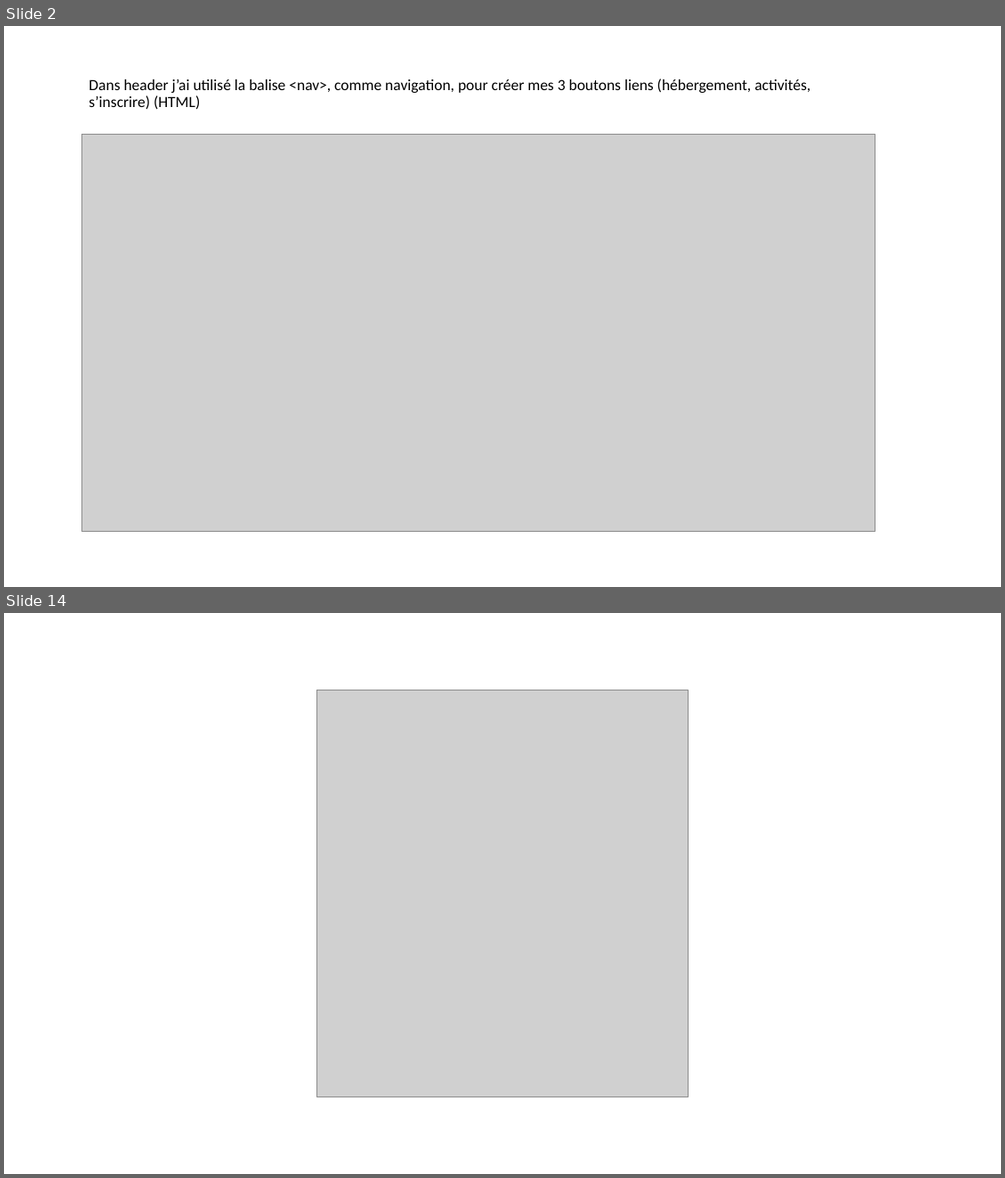
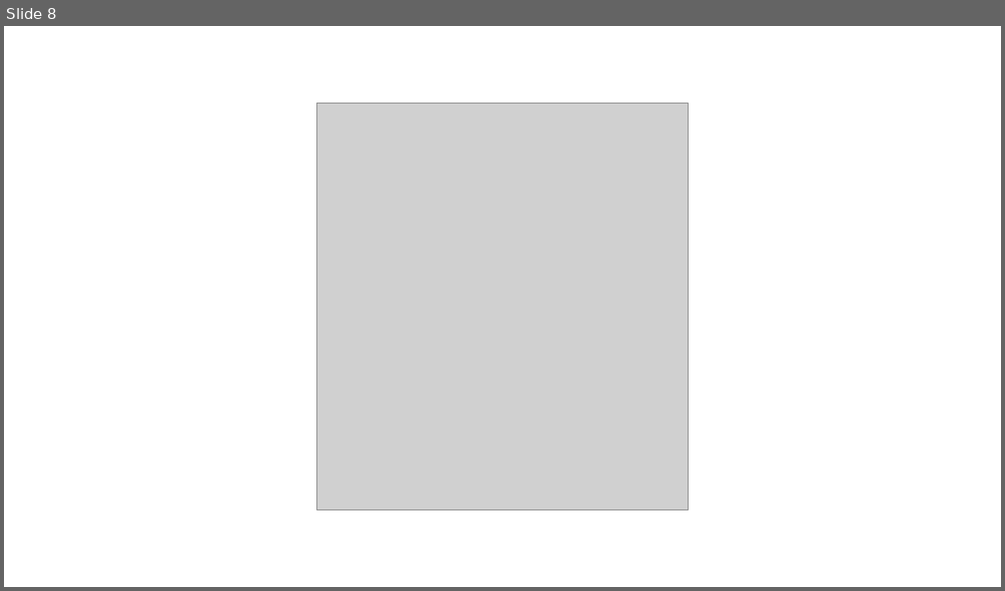
Before and after one commit to SergeMiro/sergiyMirochnyk_2_30032021, a slide deck: PRESENTATION-SergiyMirochnyk-_2_30032021.pptx. Shown one above the other, each under a label of ours: slides 2 and 14 before the commit, slide 8 after it; the slides between them are not shown. The pictures are 1005x1178 and 1005x591 pixels, drawn with LibreOffice and Linux fonts; fonts in the diff are those of the drawing; grey boxes stand for pictures. Boxes give left, top, right and bottom in pixels: in the first picture for what was removed or moved away, otherwise in the second. Text is boxed around its words. In the diff, an @@ line names an element or a change of style, - is before the commit and + after.

```diff
--- a/PRESENTATION-SergiyMirochnyk-_2_30032021.pptx
+++ b/PRESENTATION-SergiyMirochnyk-_2_30032021.pptx
@@ slide 2 removed at (4, 26, 1001, 587), background #FFFFFF @@
@@ title removed at (89, 79, 810, 110) @@
-Dans header j’ai utilisé la balise <nav>, comme navigation, pour créer mes 3 boutons liens (hébergement, activités, s’inscrire) (HTML)
@@ picture removed at (81, 135, 875, 532) @@
@@ what was slide 14 is now slide 8 @@
```
Also in this commit, not shown: 1 slide changed, 6 slides added, 11 other slides removed, 3 other files.
